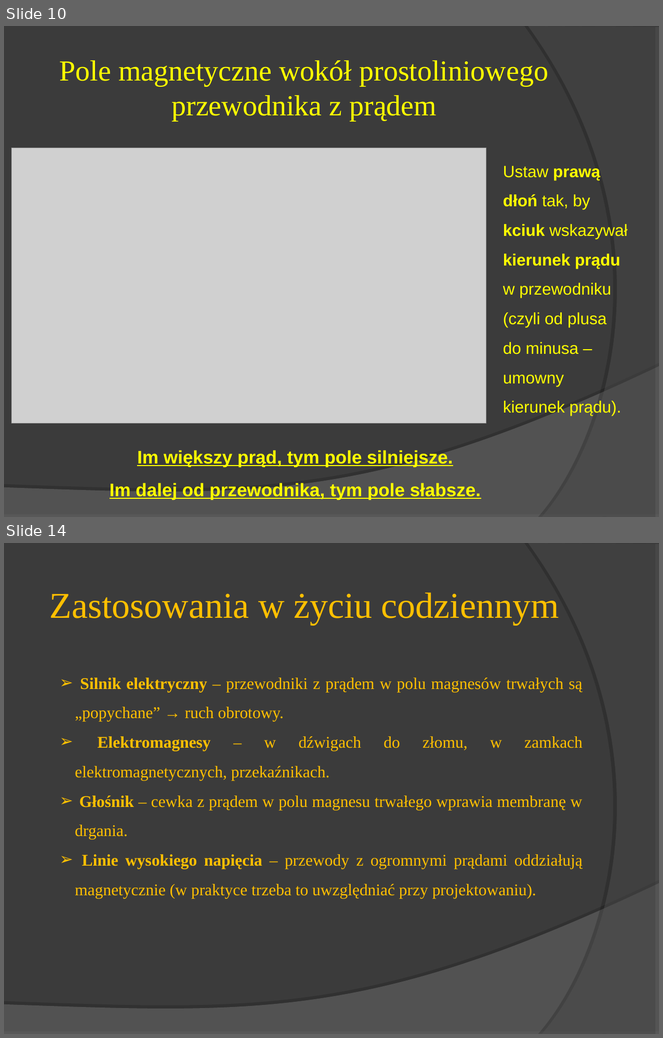
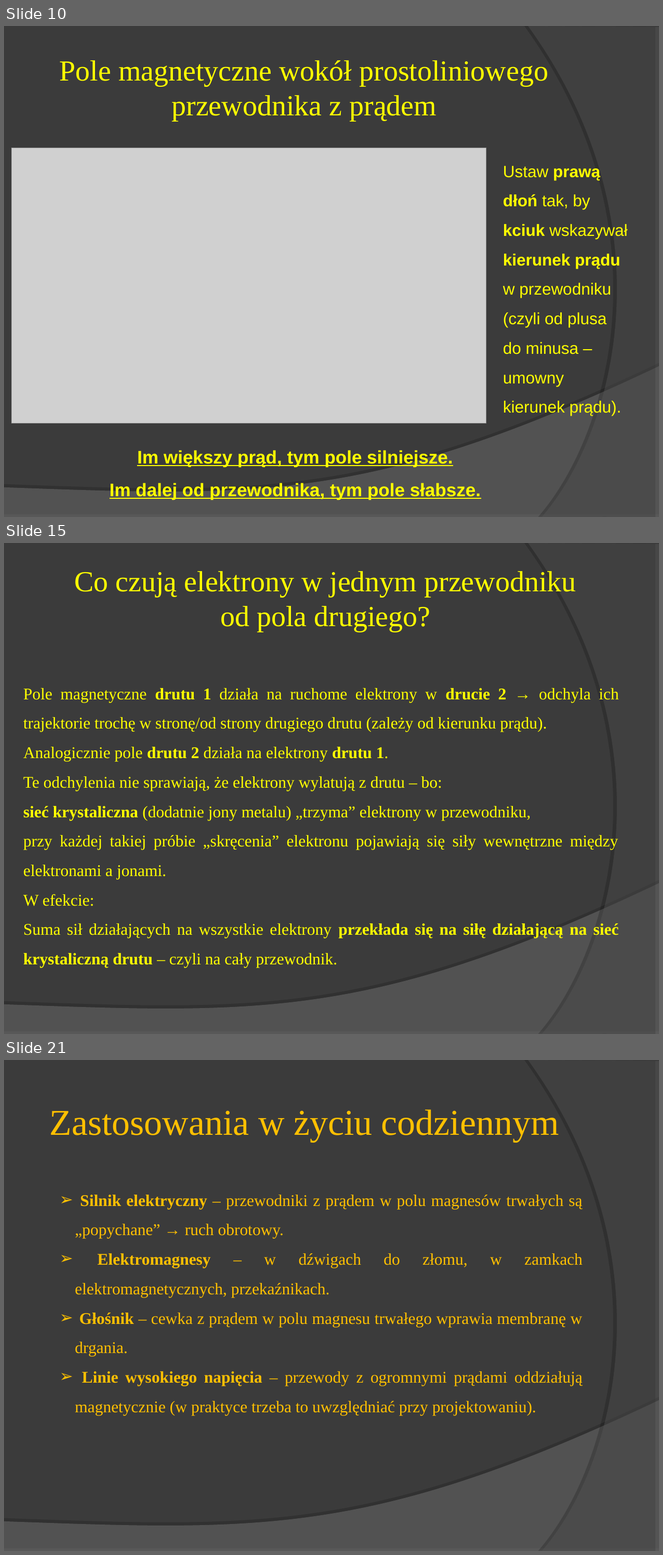
Before and after one commit to MichalMus/Fizyka-w-szkole, a slide deck: Magnetyzm i elektromagnetyzm/2.Właściwości magnetyczne przewodnika z prądem.ppt. Shown one above the other, each under a label of ours: slides 10 and 14 before the commit, slides 10, 15 and 21 after it; the slides between them are not shown. The pictures are 663x1038 and 663x1555 pixels, drawn with LibreOffice and Linux fonts; fonts in the diff are those of the drawing; grey boxes stand for pictures. Boxes give left, top, right and bottom in pixels: in the first picture for what was removed or moved away, otherwise in the second. Text is boxed around its words. In the diff, an @@ line names an element or a change of style, - is before the commit and + after.

```diff
--- a/Magnetyzm i elektromagnetyzm/2.Właściwości magnetyczne przewodnika z prądem.ppt
+++ b/Magnetyzm i elektromagnetyzm/2.Właściwości magnetyczne przewodnika z prądem.ppt
@@ slide 15 added at (4,543,659,1034), background #3B3B3B; not listed: 2 template elements that a slide beside it also shows @@
@@ title added at (74,571,576,632), 32 pt, text #FFFF00 @@
+Co czują elektrony w jednym przewodniku od pola drugiego?
@@ text added at (23,688,619,968), 18 pt, text #FFFF00 @@
+Pole magnetyczne drutu 1 działa na ruchome elektrony w drucie 2 → odchyla ich trajektorie trochę w stronę/od strony drugiego drutu (zależy od kierunku prądu).
+Analogicznie pole drutu 2 działa na elektrony drutu 1.
+Te odchylenia nie sprawiają, że elektrony wylatują z drutu – bo:
+sieć krystaliczna (dodatnie jony metalu) „trzyma” elektrony w przewodniku,
+przy każdej takiej próbie „skręcenia” elektronu pojawiają się siły wewnętrzne między elektronami a jonami.
+W efekcie:
+Suma sił działających na wszystkie elektrony przekłada się na siłę działającą na sieć krystaliczną drutu – czyli na cały przewodnik.
@@ what was slide 14 is now slide 21 @@
```
Also in this commit, not shown: 7 slides changed, 7 other slides added, 5 slides removed, 4 other files.
